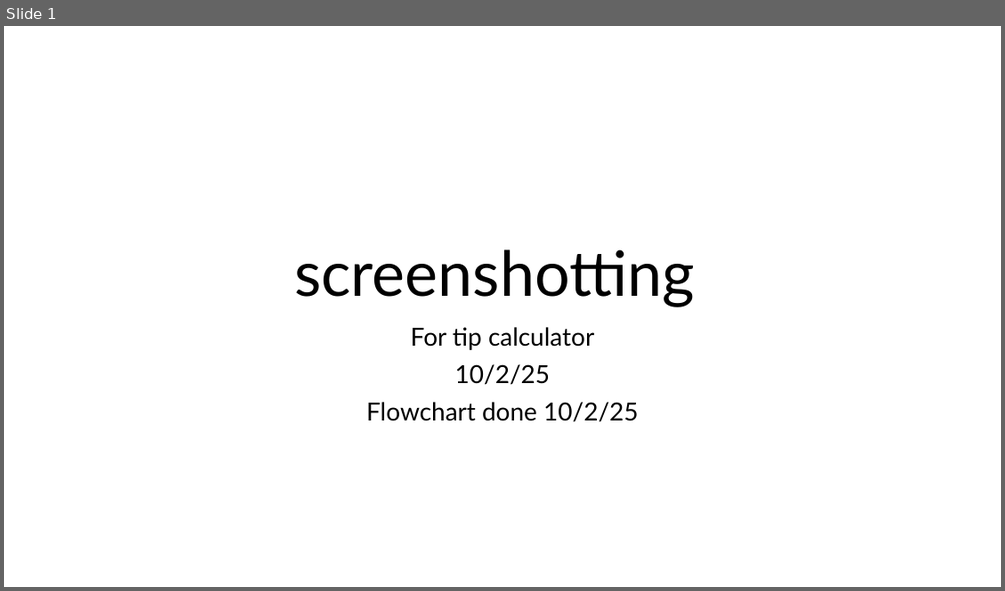
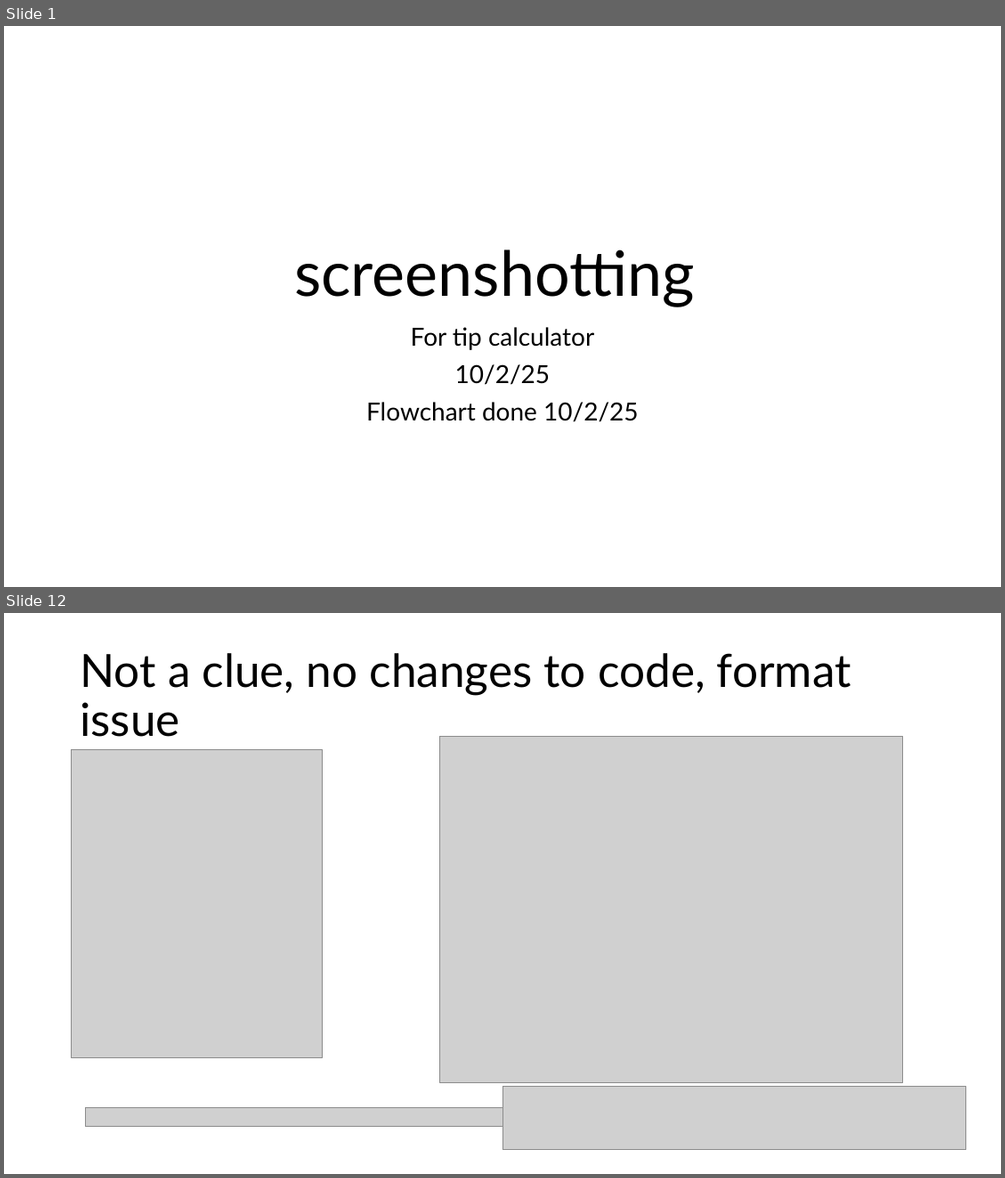
Before and after one commit to PengoPango/403IT_Programming_repos, a slide deck: 403_Programming/assignments/tipcalculatorprogress_screenshots.pptx. Shown one above the other, each under a label of ours: slide 1 before the commit, slides 1 and 12 after it; the slides between them are not shown. The pictures are 1005x591 and 1005x1178 pixels, drawn with LibreOffice and Linux fonts; fonts in the diff are those of the drawing; grey boxes stand for pictures. Boxes give left, top, right and bottom in pixels: in the first picture for what was removed or moved away, otherwise in the second. Text is boxed around its words. In the diff, an @@ line names an element or a change of style, - is before the commit and + after.

```diff
--- a/403_Programming/assignments/tipcalculatorprogress_screenshots.pptx
+++ b/403_Programming/assignments/tipcalculatorprogress_screenshots.pptx
@@ slide 12 added at box(4, 613, 1001, 1174), background #FFFFFF @@
@@ title added at box(80, 653, 851, 737), 44 pt, text #000000 @@
+Not a clue, no changes to code, format issue
@@ picture added at box(440, 737, 903, 1083) @@
@@ picture added at box(72, 749, 322, 1057) @@
@@ picture added at box(502, 1086, 966, 1149) @@
@@ picture added at box(86, 1107, 517, 1127) @@
```
Also in this commit, not shown: 16 other slides added, 1 slide removed, 2 other files.
